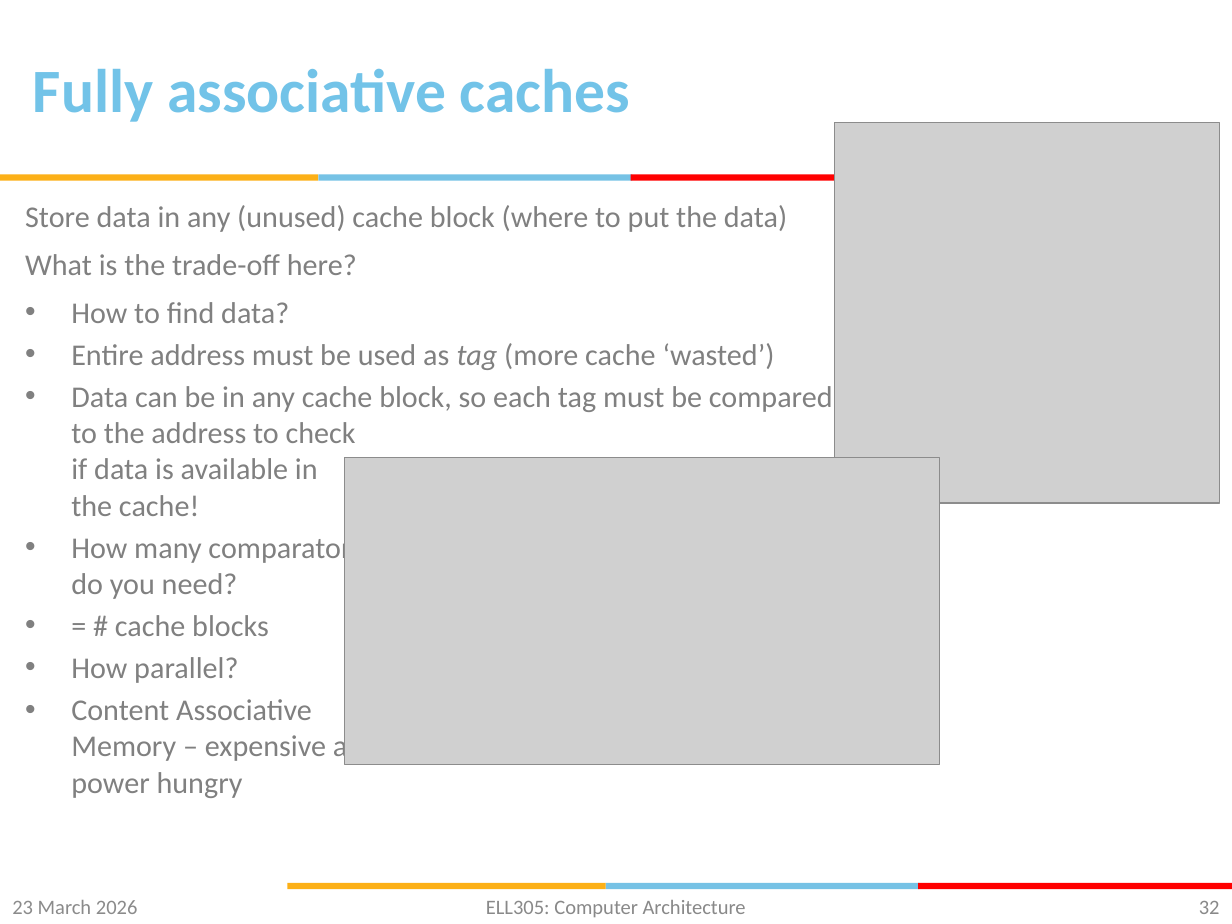
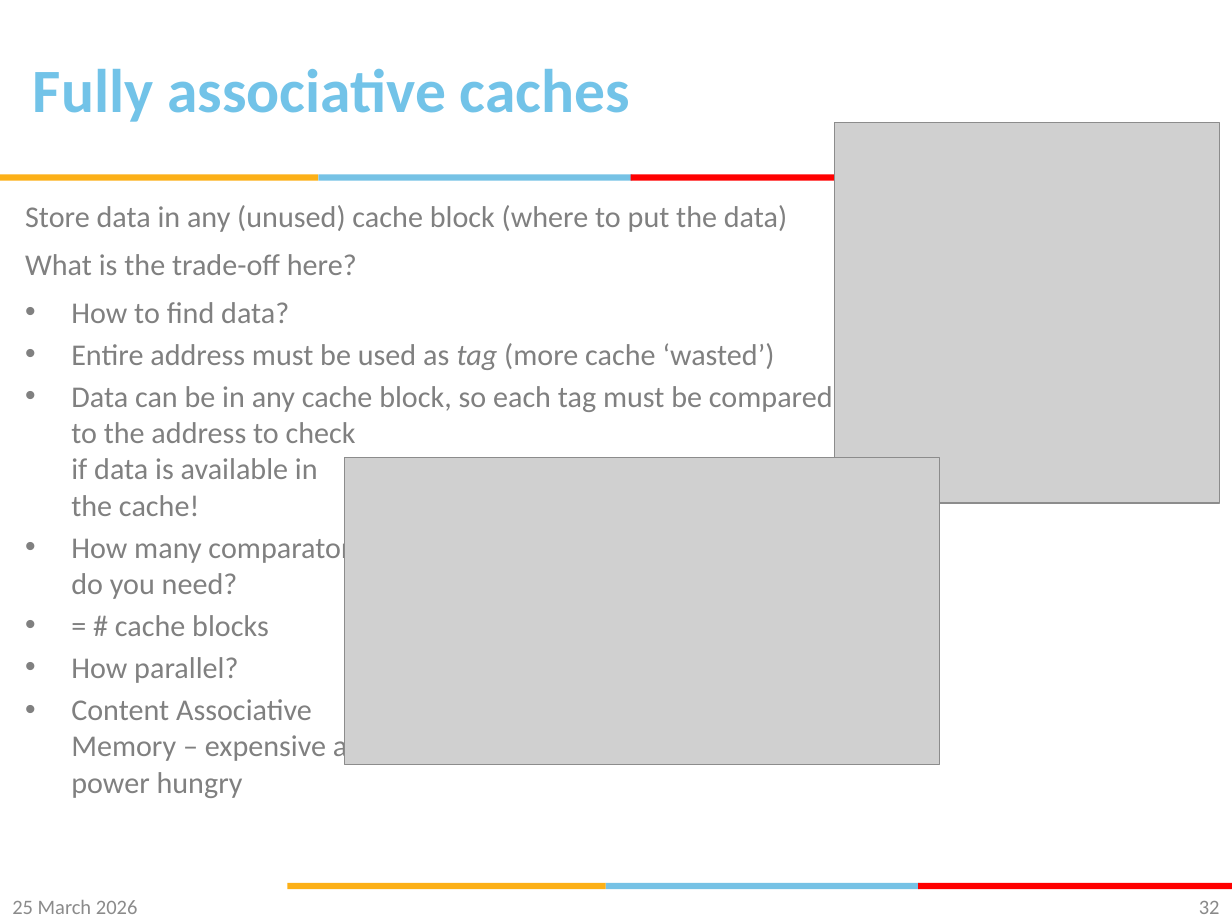
Before and after one commit to gsaurabhr-teaching/csf342-material, a slide deck: slide 32 of Lec-24-29-memory.pptx. Drawn at 1232x924 pixels with LibreOffice and Linux fonts; fonts in the diff are those of the drawing; grey boxes stand for pictures; background and template pictures are left out. Boxes give left, top, right and bottom in pixels: in the first picture for what was removed or moved away, otherwise in the second. Text is boxed around its words. In the diff, an @@ line names an element or a change of style, - is before the commit and + after.

Commit message:
direct mapped caches

```diff
--- a/Lec-24-29-memory.pptx
+++ b/Lec-24-29-memory.pptx
@@ text at box(12, 900, 138, 914): text changed @@
-23 March 2026
+25 March 2026
@@ text removed at box(486, 900, 746, 917) @@
-ELL305: Computer Architecture
```
Also in this commit, not shown: 70 other slides changed.
